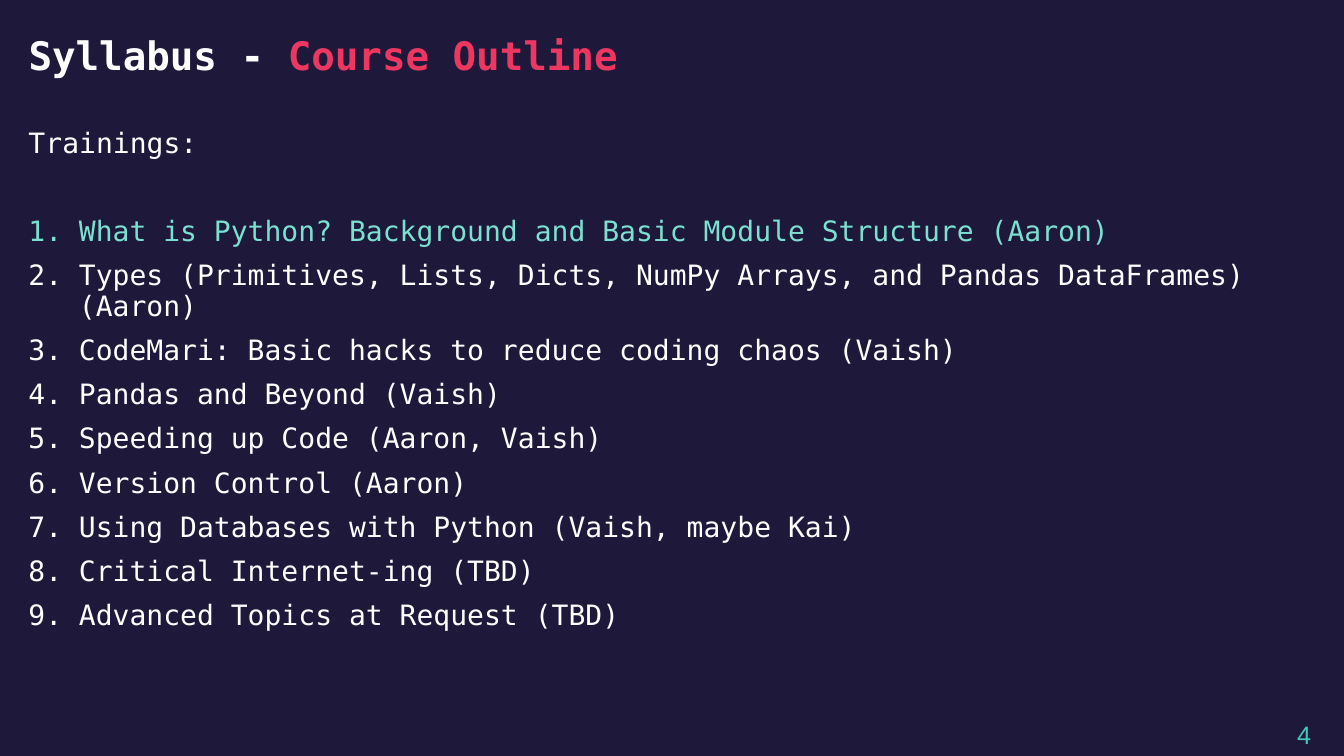
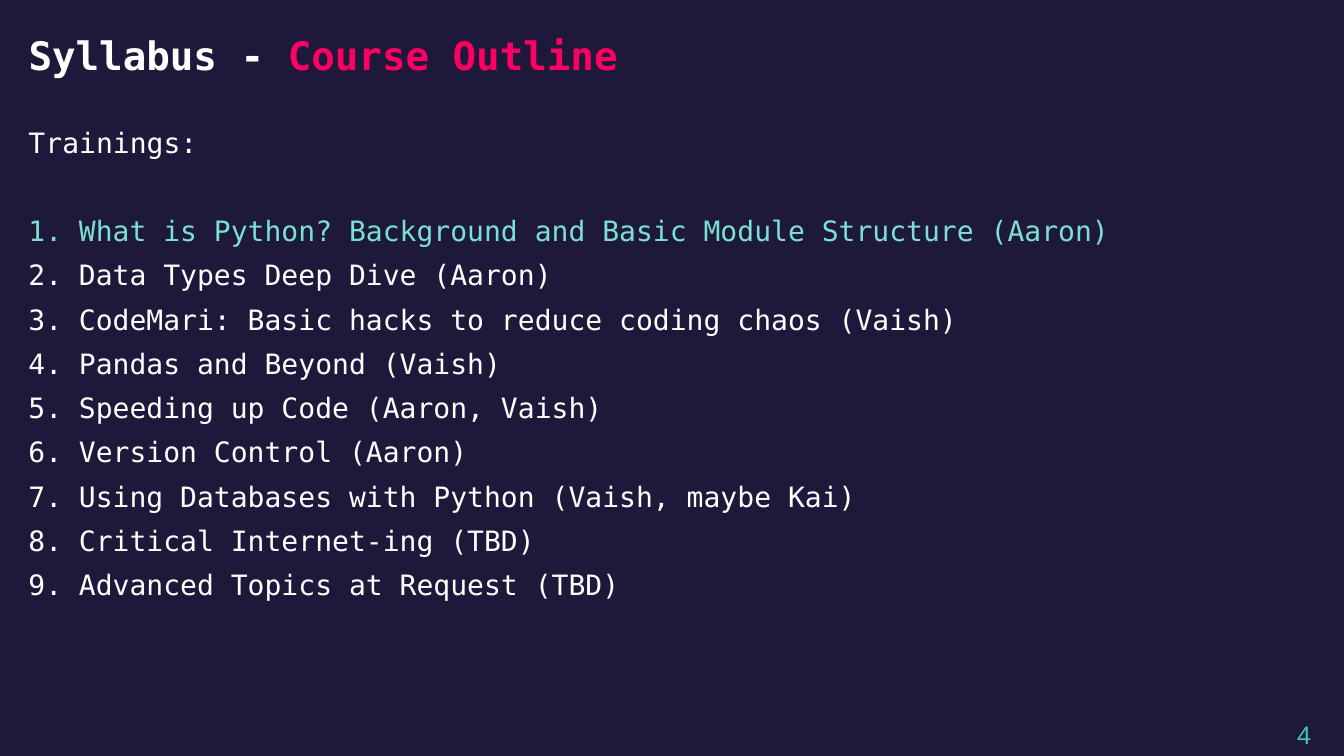
Before and after one commit to airabino/EVRC_Python_Training, a slide deck: slide 4 of Trainings/TR1/Lecture.pptx. Drawn at 1344x756 pixels with LibreOffice and Linux fonts; fonts in the diff are those of the drawing. Boxes give left, top, right and bottom in pixels: in the first picture for what was removed or moved away, otherwise in the second. Text is boxed around its words. In the diff, an @@ line names an element or a change of style, - is before the commit and + after.

```diff
--- a/Trainings/TR1/Lecture.pptx
+++ b/Trainings/TR1/Lecture.pptx
@@ title "Syllabus - Course Outline" at <box>29,38,618,78</box>: text colour #ED3761 to #FD0062 in "Course Outline" @@
@@ text at <box>79,263,551,291</box>: text changed @@
-2. Types (Primitives, Lists, Dicts, NumPy Arrays, and Pandas DataFrames) (Aaron)
+2. Data Types Deep Dive (Aaron)
```
Also in this commit, not shown: 11 other slides changed, 3 other files.
